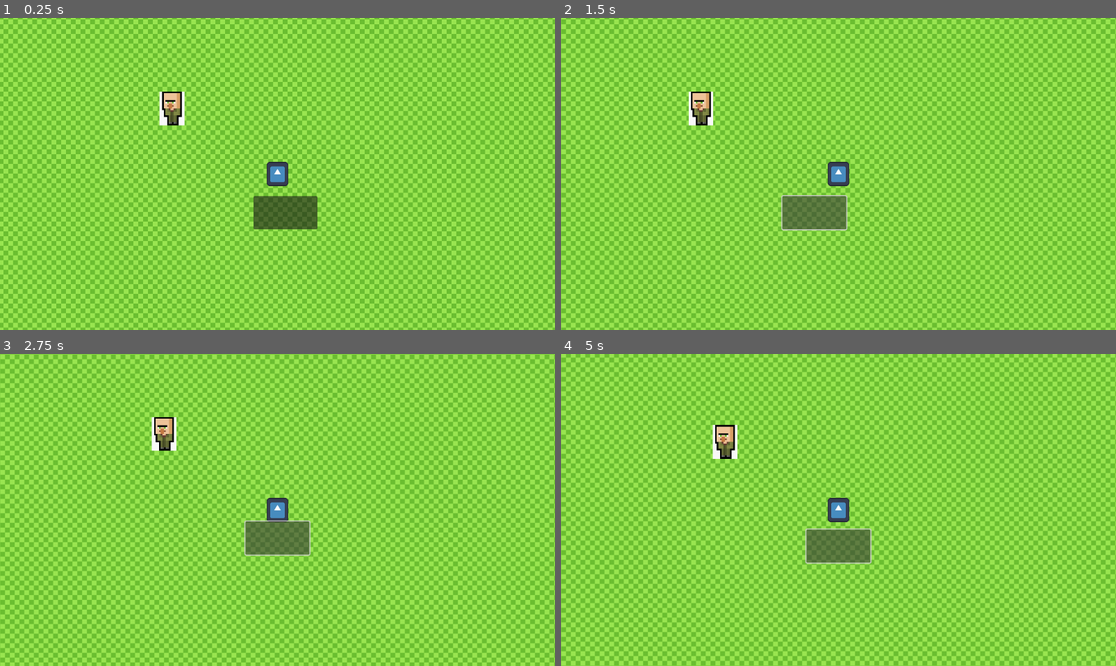
Above: before the commit, frames 1-4 (two rows, left to right).
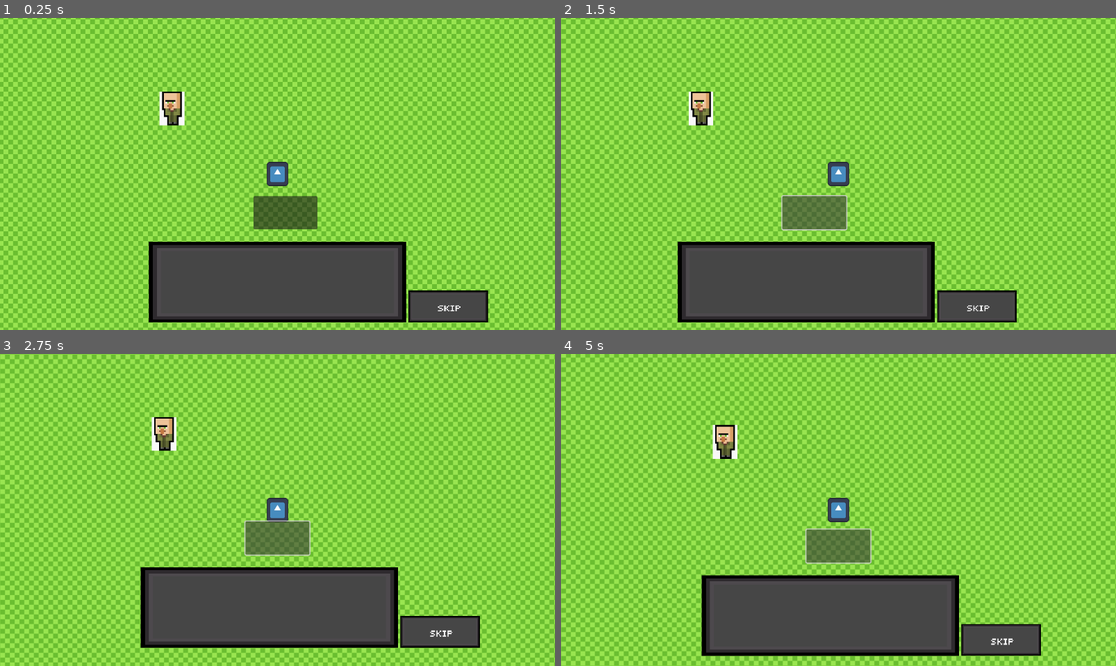
Above: after the commit, the same moments.

Repository: lostlp09/FakePokemongameforSchool
Game: Godot game, scene res://node_2d.tscn
Same seed, same stepped clock (60 frames per second), same inputs: the game is played once before the commit and once after it. The engine's default icon, where the game draws it, is replaced by a stand-in: a white triangle on a blue panel in a dark square.
Inputs (mouse positions are in pixels of both pictures, inside the frame that each line leads up to):
- Up to frame 1 (0.25 s): no input
- Up to frame 2 (1.5 s): click (844, 211) at 0.5 s; tap Enter at 1.25 s; hold D (right) from 1.28 s (still down); tap E (interact) at 1.35 s
- Up to frame 3 (2.75 s): release D (right) at 2.03 s; hold A (left) from 2.03 s (still down); tap S (bachward) at 2.1 s; tap E (interact) at 2.3 s
- Up to frame 4 (5 s): release A (left) at 2.78 s; hold D (right) 2.78-3.53 s; tap E (interact) at 2.85, 3.6, 4.55 s; hold W (forward) 3.53-4.28 s; hold A (left) from 4.28 s (still down); hold S (bachward) from 4.28 s (still down)

The runs differ from the first frame. In frame 1, 13% of the frame differs, in the area x 26-88%, y 71-98%; in frame 2, 13%; in frame 3, 13%; in frame 4, 14%, in the area x 25-87%, y 70-97%.

Commit message:
added Text
text

Diff:
--- a/character_body_2d.gd
+++ b/character_body_2d.gd
@@ -5,6 +5,7 @@
 @onready var interact = $"../interact"
 var gamblernpc_interaction
 var allowwalking = true
+var Npc = null
 @onready var  skipbutton = $"../Pixil-frame-0/Button"
 func textbotchanged() -> void:
 	if textbox.visible == true:
@@ -45,9 +46,10 @@
 		print("hello")
 		textbox.visible = true
 		skipbutton.disabled = false
-
 		textbox.position = Vector2(self.position.x,self.position.y + 199)
 		gamblernpc_interaction = false
+		textbox.get_node("Label").text = Npc.get_meta("npctext")
+
 
 	move_and_slide()
 
@@ -60,9 +62,9 @@
 
 
 func _on_player_area_area_entered(area: Area2D) -> void:
+	if area.is_in_group("talkandinteractNpc"):
 
-	if area.is_in_group("talkandinteractNpc"):
-		var npcname = area.get_parent()
+		Npc = area.get_parent()
 		interact.visible = true
 		gamblernpc_interaction = true
-		interact.position = npcname.position
+		interact.position = Npc.position
--- a/node_2d.tscn
+++ b/node_2d.tscn
@@ -48,6 +48,7 @@
 position = Vector2(-220, -135)
 scale = Vector2(0.265464, 0.271236)
 texture = ExtResource("4_q6r6c")
+metadata/npctext = "Hello mate,how are you?"
 
 [node name="GamblerNpc" type="Area2D" parent="Villager" groups=["talkandinteractNpc"]]
 script = ExtResource("5_kdubu")
@@ -75,7 +76,6 @@
 [node name="Sprite2D" type="Sprite2D" parent="."]
 
 [node name="Pixil-frame-0" type="Sprite2D" parent="."]
-visible = false
 position = Vector2(-1, 200)
 scale = Vector2(0.252803, 0.195)
 texture = ExtResource("8_rj586")
@@ -91,5 +91,12 @@
 scale = Vector2(0.536745, 0.683198)
 texture = ExtResource("9_4d7sh")
 
+[node name="Label" type="Label" parent="Pixil-frame-0"]
+offset_left = -985.0
+offset_top = -200.0
+offset_right = 993.0
+offset_bottom = 487.0
+theme_override_font_sizes/font_size = 116
+
 [connection signal="area_entered" from="CharacterBody2D/player Area" to="CharacterBody2D" method="_on_player_area_area_entered"]
 [connection signal="area_exited" from="CharacterBody2D/player Area" to="CharacterBody2D" method="_on_player_area_area_exited"]
